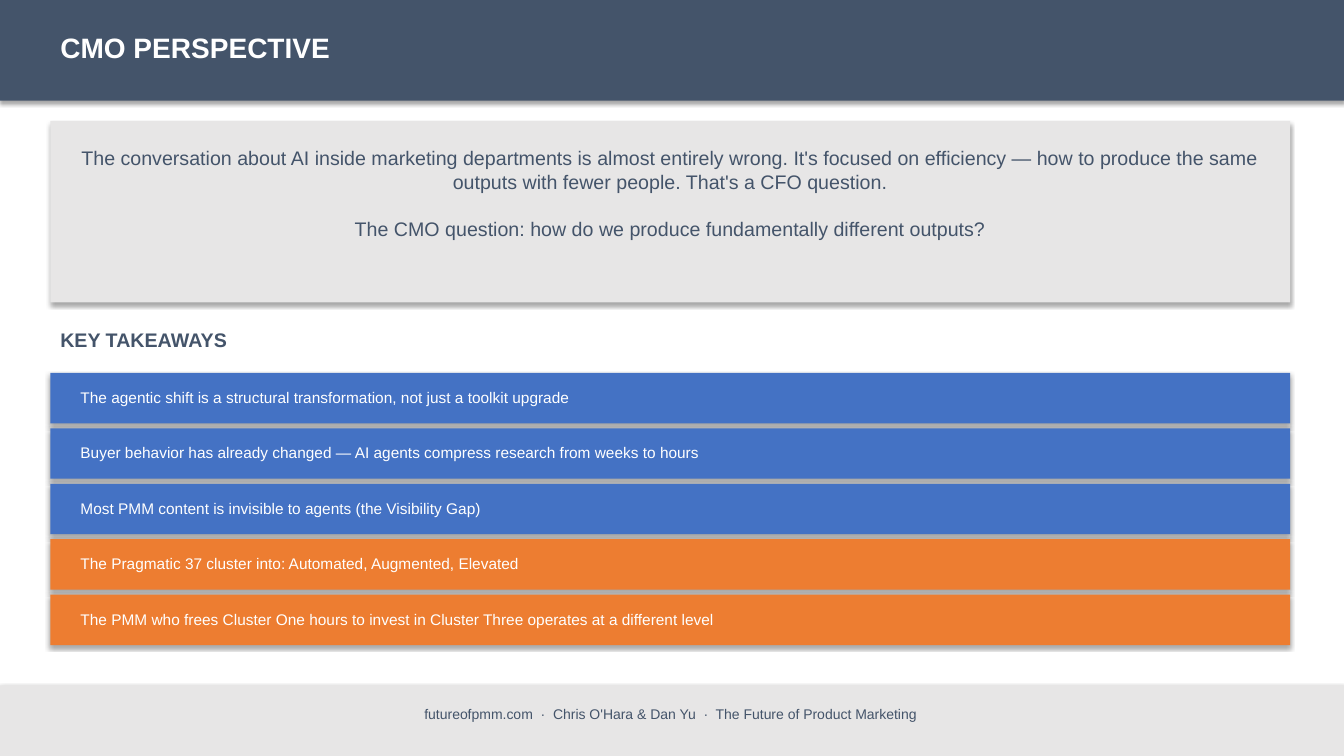
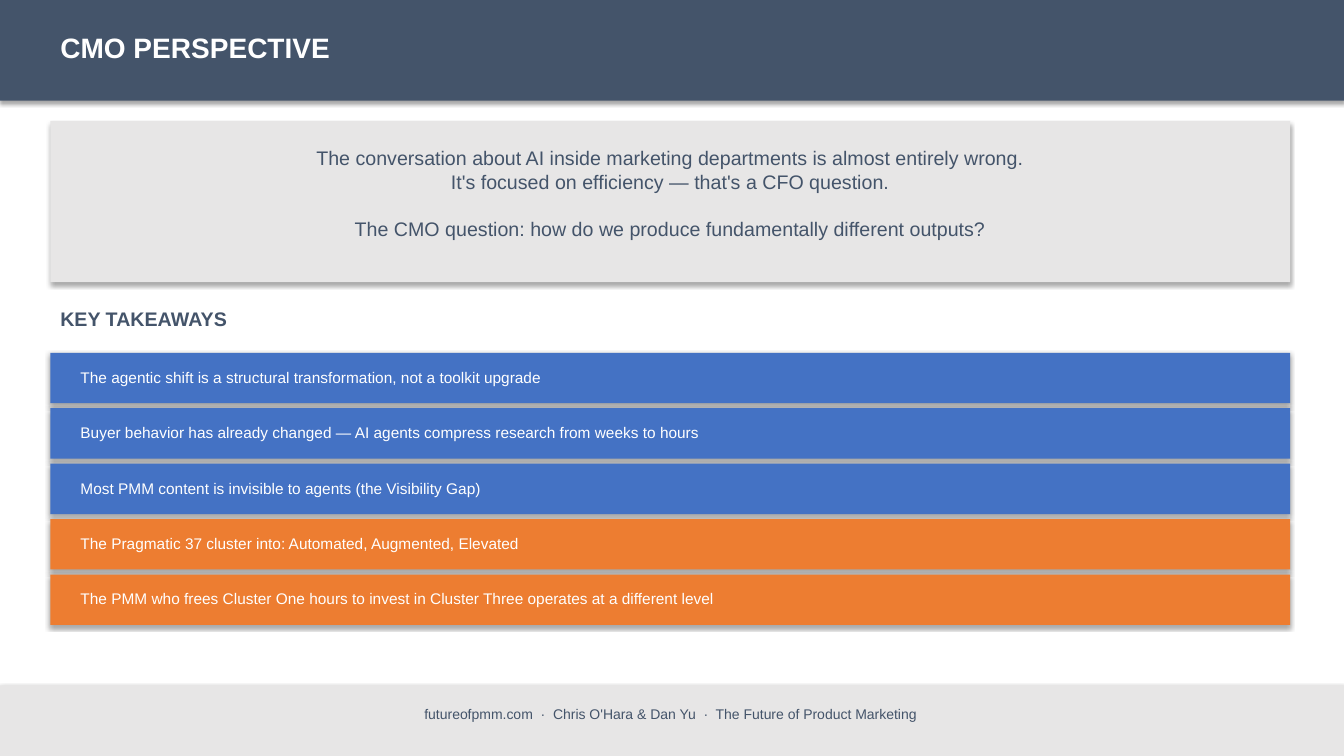
Before and after one commit to chrisohara99/futureofpmm, a slide deck: slide 11 of dist/curriculum/chapter-01/chapter-01-sap.pptx (slide 10 before the commit). Drawn at 1344x756 pixels with LibreOffice and Linux fonts; fonts in the diff are those of the drawing. Boxes give left, top, right and bottom in pixels: in the first picture for what was removed or moved away, otherwise in the second. Text is boxed around its words. In the diff, an @@ line names an element or a change of style, - is before the commit and + after.

Commit message:
Chapter 1: Updated with all 6 official graphics
PPT (11 slides):
- Core thesis
- Buyer Journey Compression
- Visibility Gap
- SEO to GEO
- New Awareness Stack
- Tiered Launch Model
- Pragmatic Funnel Map
- Three Clusters
- 10x Thesis
- CMO Perspective

Leave-behind PDF: 2 pages with all 6 figures

```diff
--- a/dist/curriculum/chapter-01/chapter-01-sap.pptx
+++ b/dist/curriculum/chapter-01/chapter-01-sap.pptx
@@ rectangle: place and size @@
-rectangle at [50, 121, 1291, 302]
+rectangle at [50, 121, 1291, 282]
@@ text at [316, 151, 1023, 240]: text changed @@
-The conversation about AI inside marketing departments is almost entirely wrong. It's focused on efficiency — how to produce the same outputs with fewer people. That's a CFO question.
-The CMO question: how do we produce fundamentally different outputs?
+The conversation about AI inside marketing departments is almost entirely wrong.
+It's focused on efficiency — that's a CFO question.
+The CMO question: how do we produce fundamentally different outputs?
@@ text at [80, 372, 541, 386]: text changed @@
-The agentic shift is a structural transformation, not just a toolkit upgrade
+The agentic shift is a structural transformation, not a toolkit upgrade
@@ 5 texts, 5 rectangles: place and size @@
-5 texts, 5 rectangles at [50, 333, 1291, 645]
+5 texts, 5 rectangles at [50, 312, 1291, 625]
```
Also in this commit, not shown: 5 other slides changed, 4 slides added, 3 slides removed, 11 other files.
